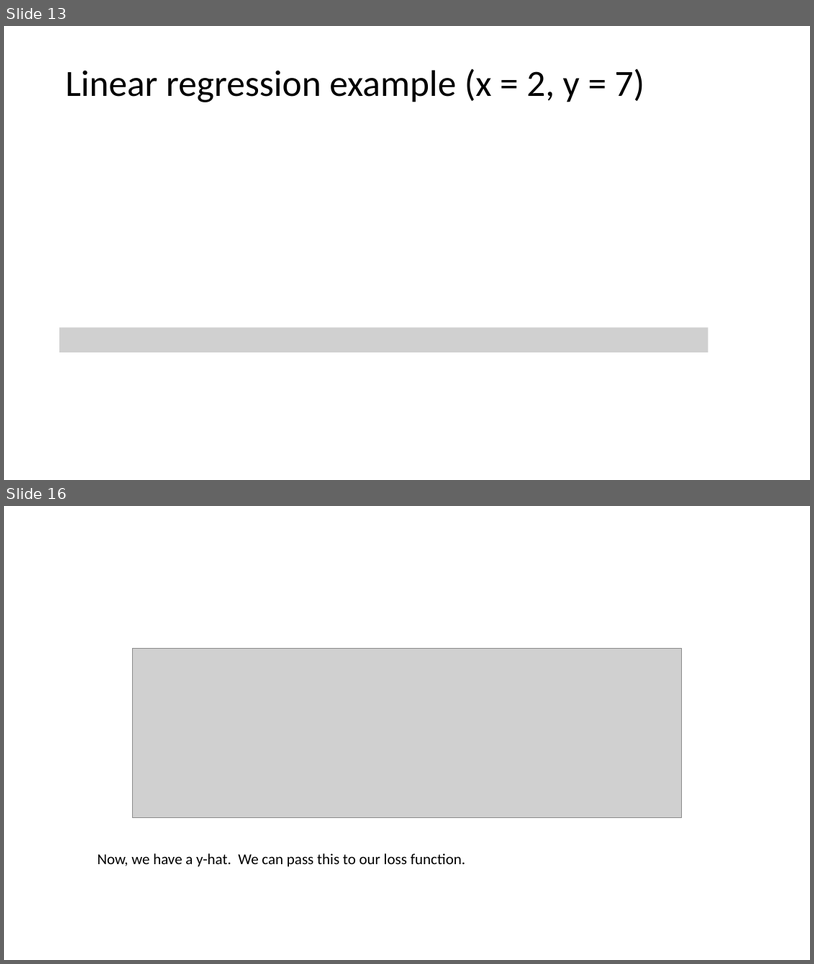
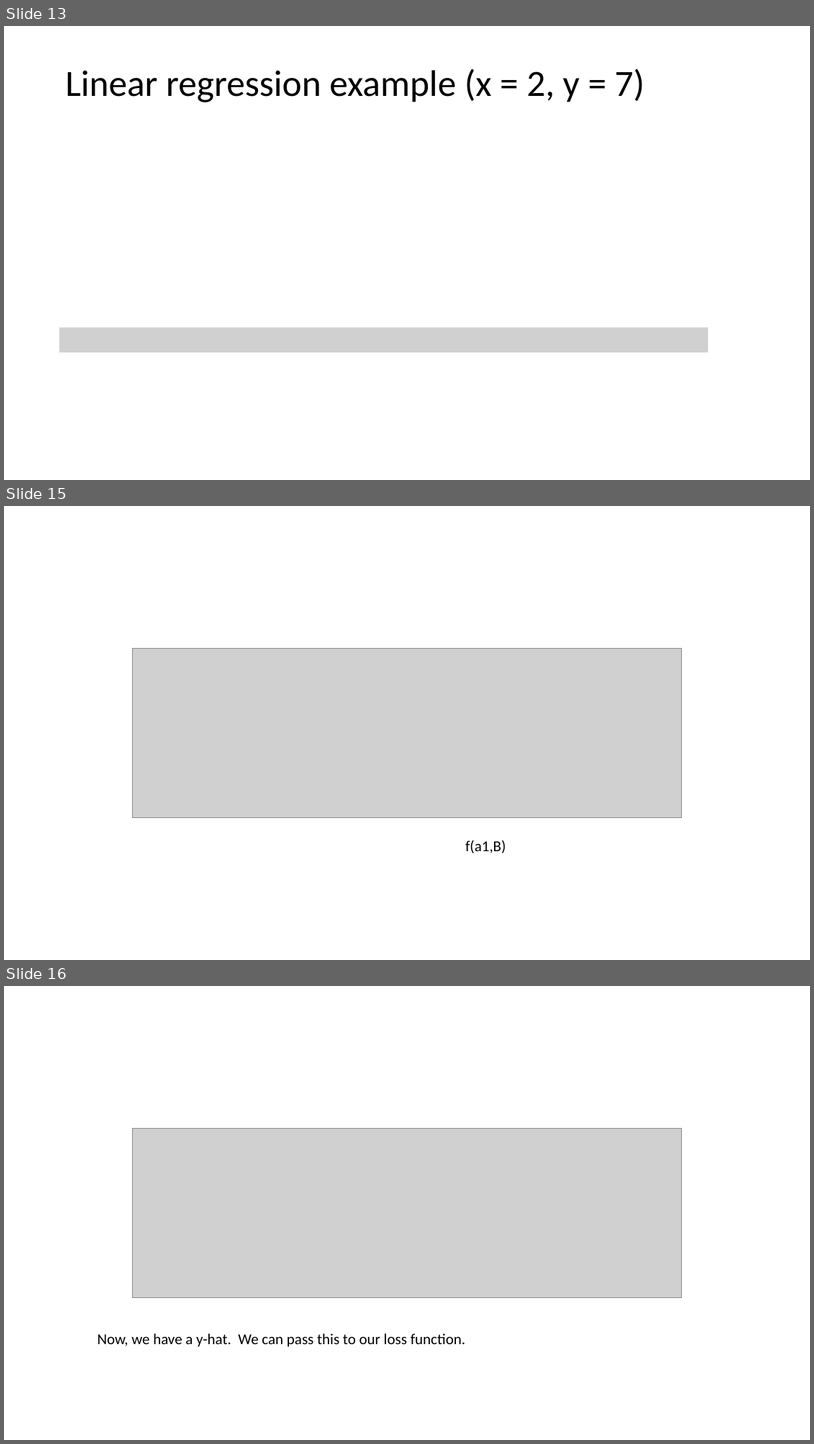
Before and after one commit to snyderjo/Neural-Network-Presentation, a slide deck: secondPart/Neural Networks - pt 2.pptx. Shown one above the other, each under a label of ours: slides 13 and 16 before the commit, slides 13, 15 and 16 after it; the slides between them are not shown. The pictures are 814x964 and 814x1444 pixels, drawn with LibreOffice and Linux fonts; fonts in the diff are those of the drawing; grey boxes stand for pictures. Boxes give left, top, right and bottom in pixels: in the first picture for what was removed or moved away, otherwise in the second. Text is boxed around its words. In the diff, an @@ line names an element or a change of style, - is before the commit and + after.

```diff
--- a/secondPart/Neural Networks - pt 2.pptx
+++ b/secondPart/Neural Networks - pt 2.pptx
@@ slide 15 added at (4,506,810,960), background #FFFFFF @@
@@ picture added at (132,648,682,817) @@
@@ text added at (466,840,506,853), 18 pt, text #000000 @@
+f(a1,B)
```
Also in this commit, not shown: 16 slides changed, 4 other slides added, 4 slides removed, 2 other files.
